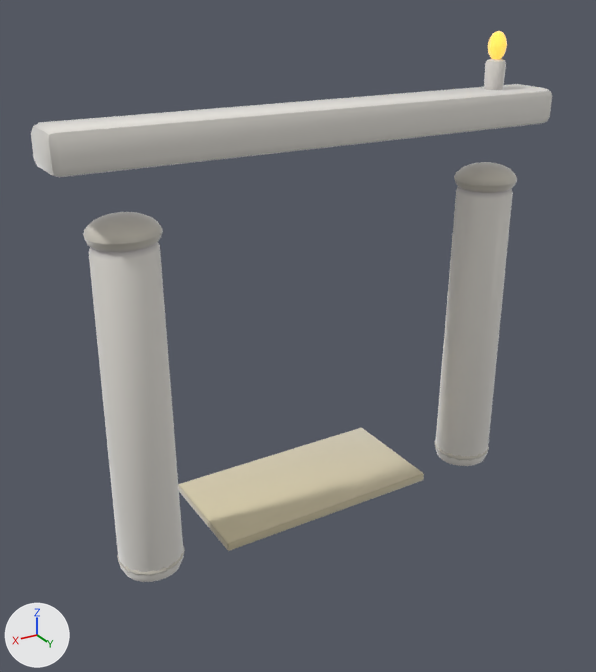
Two versions of the glTF model assets/models/gates/40859b83.glb, one commit apart.
The view is the same before and after, from a 50 mm camera at (3.96, 6.11, 5.04) aimed at (0.13, -0.28, 1.84). Every picture has the same lights, and +X, +Y and +Z are marked at lower left. The picture after the commit comes second. Vertices at exactly the same position are counted once.

Names of what the first picture shows: 'gate_40859b83'.
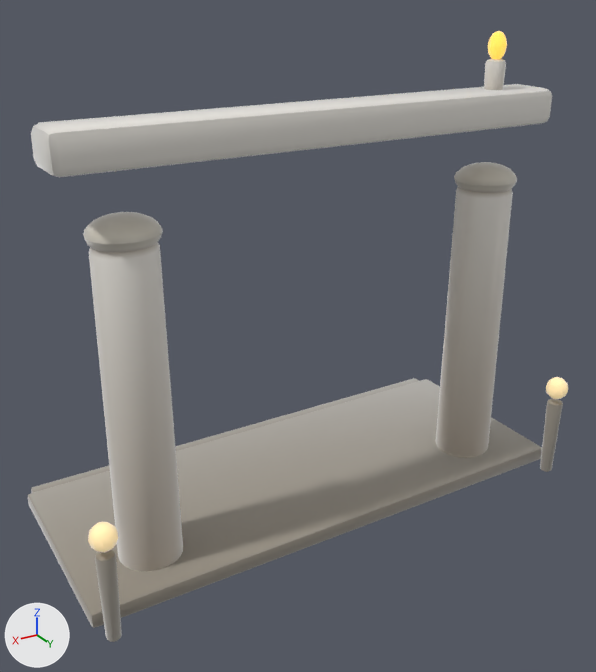
Where the change shows, as pixel boxes [x1, y1, x2, y2] in the pictures (596 x 672 px):
'gate_40859b83', reshaped (11% taller): before [31, 31, 552, 582]; after [28, 31, 568, 642]
part 1 of me_gate_40859b83, added: after [546, 377, 568, 399]
part 2 of me_gate_40859b83, added (beige): after [88, 522, 118, 552]
part 3 of me_gate_40859b83, added: after [540, 399, 563, 472]
part 4 of me_gate_40859b83, added: after [95, 549, 122, 642]
part 5 of me_gate_40859b83, added: after [28, 379, 542, 628]
part 6 of me_gate_40859b83, added: after [31, 378, 419, 493]
part 7 of me_gate_40859b83, recoloured: before [100, 80, 502, 582]; after [100, 80, 502, 572]

Patch to the scene script:
```diff
--- a/assets/models/gates/40859b83.glb.py
+++ b/assets/models/gates/40859b83.glb.py
@@ mat_clay__9e978a_0_93 @@
+mat_clay__9e978a_0_93 = bpy.data.materials.new('clay_#9E978A_0.93_-')
+# nodes: BsdfPrincipled, Mix, OutputMaterial, VertexColor
+# colours: grey #9e978a, mixed with the vertex colours
@@ mat_clay__ffe2a8_0_95__ffe2a8 @@
+mat_clay__ffe2a8_0_95__ffe2a8 = bpy.data.materials.new('clay_#FFE2A8_0.95_#FFE2A8')
+# nodes: BsdfPrincipled, Mix, OutputMaterial, VertexColor
+# colours: beige #bca67a, beige #ffe2a8, mixed with the vertex colours
@@ mat_clay__b9b2a2_0_93 @@
+mat_clay__b9b2a2_0_93 = bpy.data.materials.new('clay_#B9B2A2_0.93_-')
+# nodes: BsdfPrincipled, Mix, OutputMaterial, VertexColor
+# colours: grey #b9b2a2, mixed with the vertex colours
@@ me_gate_40859b83 @@
 # used by ob_gate_40859b83; location = (0.0, 0.0, 0.0)
-me_gate_40859b83.from_pydata(...)  # 1322 vertices, 2596 faces; spans x -2.48..2.48, y -1.0..0.32, z -0.01..4.61
+me_gate_40859b83.from_pydata(...)  # 1822 vertices, 3568 faces; spans x -2.65..2.65, y -1.71..0.84, z -0.01..4.61
+# me_gate_40859b83 part 1: the loose piece of 52 vertices spanning x -1.99..-1.8, y -0.09..0.09, z 4.34..4.61 is copied, and the copy is scaled about its middle by (1.33, 1.33, 0.896), then moved by (-0.62, 0.72, -3.45), in mat_clay__ffe2a8_0_95__ffe2a8; it spans x -2.63..-2.39, y 0.61..0.84, z 0.9..1.14
+# me_gate_40859b83 part 2: a new loose piece, a UV sphere (10 segments, 6 rings, poles along z) spanning x 2.39..2.63, y 0.6..0.83, z 0.9..1.14, in mat_clay__ffe2a8_0_95__ffe2a8
+# me_gate_40859b83 part 3: a new loose piece of 114 vertices spanning x -2.6..-2.43, y 0.64..0.8, z -0.01..0.86, in mat_clay__9e978a_0_93
+# me_gate_40859b83 part 4: a new loose piece of 114 vertices spanning x 2.43..2.6, y 0.64..0.8, z 0.0..0.86, in mat_clay__9e978a_0_93
+# me_gate_40859b83 part 5: a new loose piece of 56 vertices spanning x -2.65..2.65, y -1.55..0.55, z 0.0..0.16, in mat_clay__9e978a_0_93
+# me_gate_40859b83 part 6: a new loose piece of 56 vertices spanning x -2.57..2.57, y -1.71..-1.37, z 0.0..0.12, in mat_clay__9e978a_0_93
+# me_gate_40859b83 part 7: 2566 kept faces spanning x -2.48..2.48, y -1.0..0.32, z -0.01..4.59 get new vertex colours
+# other edits to the shape of me_gate_40859b83 do not show in these pictures
 me_gate_40859b83.materials.append(mat_clay__f3efe7_0_92)
@@ me_gate_40859b83 @@
 me_gate_40859b83.materials.append(mat_clay__d8cca8_0_93)
+me_gate_40859b83.materials.append(mat_clay__9e978a_0_93)
+me_gate_40859b83.materials.append(mat_clay__b9b2a2_0_93)
+me_gate_40859b83.materials.append(mat_clay__ffe2a8_0_95__ffe2a8)
```
